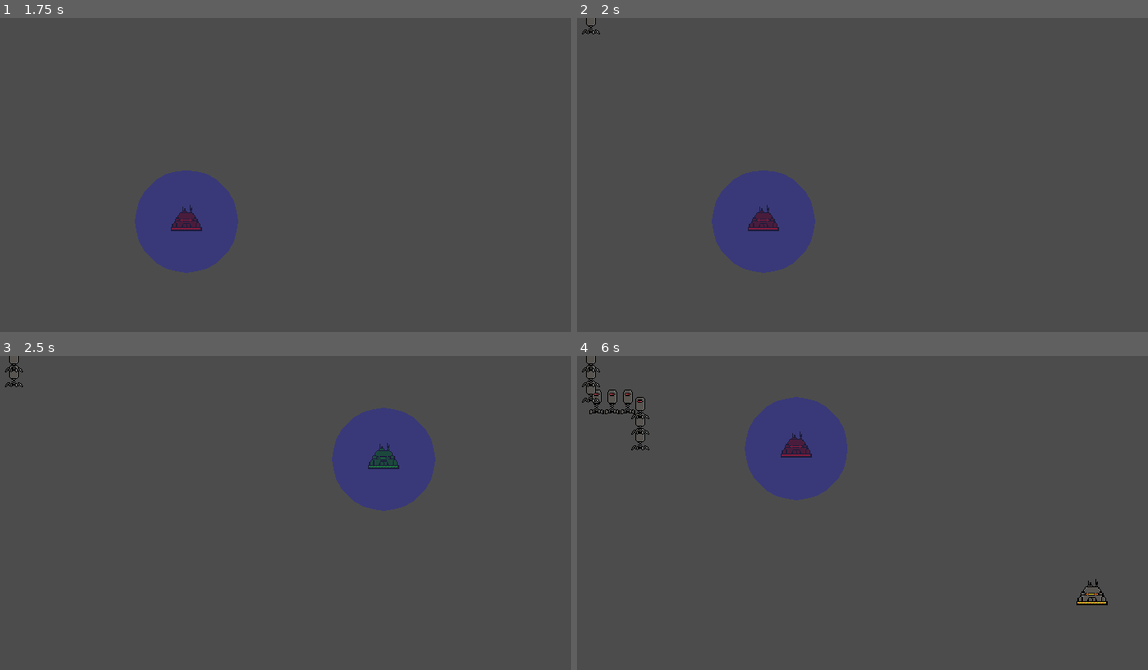
Above: before the commit, frames 1-4 (two rows, left to right).
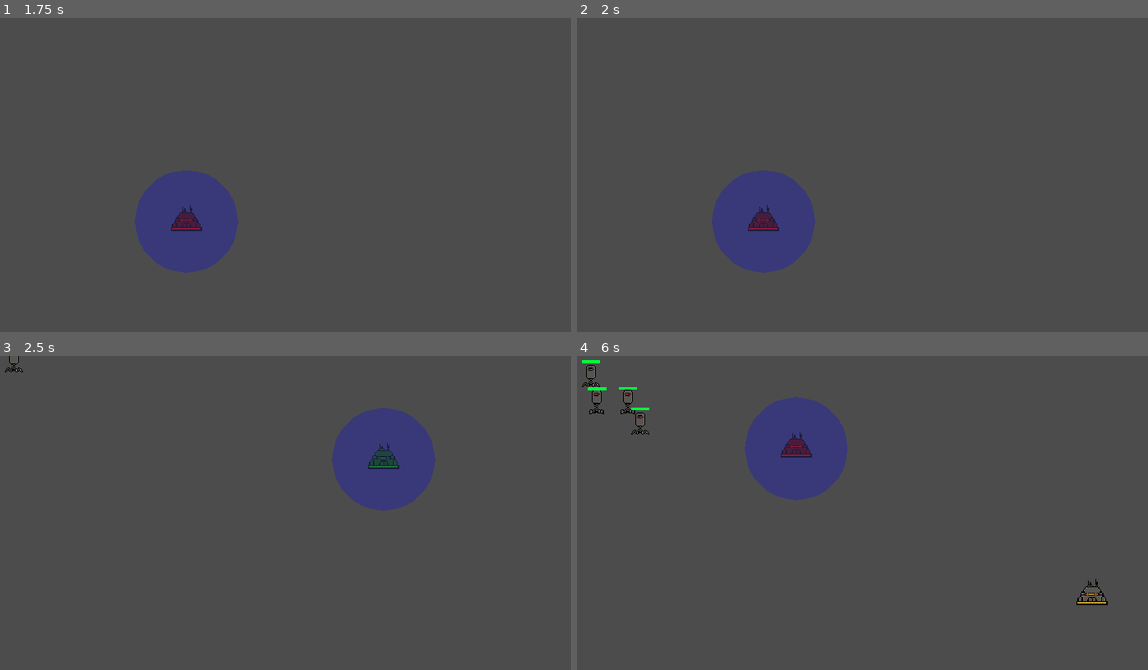
Above: after the commit, the same moments.

Repository: TylerPelaez/TowerCard
Game: Godot game, scene res://World/TestLevel.tscn
Same seed, same stepped clock (60 frames per second), same inputs: the game is played once before the commit and once after it.
Inputs (mouse positions are in pixels of both pictures, inside the frame that each line leads up to):
- Up to frame 1 (1.75 s): tap Enter at 0.5 s; move the mouse to (462, 184) at 0.52 s; tap E (dev_place_tower) at 0.6 s; tap Space (start_wave) at 1.25 s; move the mouse to (188, 222) at 1.27 s; click (188, 222) at 1.35 s
- Up to frame 2 (2 s): no input
- Up to frame 3 (2.5 s): move the mouse to (382, 459) at 2.02 s; tap Space (start_wave) at 2.1 s
- Up to frame 4 (6 s): move the mouse to (862, 613) at 2.77 s; tap E (dev_place_tower) at 2.85, 5.1 s; move the mouse to (1090, 594) at 3.52 s; click (1090, 594) at 3.6 s; move the mouse to (696, 484) at 4.27 s; tap Space (start_wave) at 4.35 s; move the mouse to (925, 541) at 5.02 s; move the mouse to (793, 447) at 5.77 s; click (793, 447) at 5.85 s

Frame 1 is identical in both runs. In frame 2, less than 0.1% of the frame differs, in the area x 0-5%, y 0-6%; in frame 3, less than 0.1%; in frame 4, 0.4%, in the area x 0-13%, y 0-31%.

Commit message:
Enemies can kill you now

Diff:
--- a/Enemies/BaseEnemy.gd
+++ b/Enemies/BaseEnemy.gd
@@ -2,23 +2,33 @@
 class_name BaseEnemy
 
 signal enemy_death
+signal enemy_attacked_core(damage)
 
-const BASE_SPEED = 30
-
-export var max_health := 10
+export var speed: float = 30.0
+export var max_health: int = 10
+export var damage: float = 10.0
 
 onready var health: int = max_health setget set_health
-
+onready var healthBar: ColorRect = $Control/HealthBar
+onready var maxHealthBar: ColorRect = $Control/MaxHealthBar
 
 # Called every frame. 'delta' is the elapsed time since the previous frame.
 func _process(delta):
-	set_offset(get_offset() + (BASE_SPEED * delta))
+	set_offset(get_offset() + (speed * delta))
+	z_index = floor(get_offset())
 
 func set_health(value: int) -> void:
 	health = clamp(value, 0, max_health)
+	healthBar.rect_size.x = (float(health) / float(max_health)) * float(maxHealthBar.rect_size.x)
+
 	if health <= 0:
 		emit_signal("enemy_death")
 		queue_free()
 
 func _on_Hurtbox_hit(damage):
 	self.health -= damage
+
+func _on_VisibilityNotifier2D_screen_exited():
+	emit_signal("enemy_attacked_core", damage)
+	emit_signal("enemy_death")
+	call_deferred("queue_free")
--- a/Enemies/BaseEnemy.tscn
+++ b/Enemies/BaseEnemy.tscn
@@ -18,4 +18,27 @@
 
 [node name="Hurtbox" parent="." instance=ExtResource( 2 )]
 collision_layer = 8
+
+[node name="Control" type="Control" parent="."]
+margin_right = 40.0
+margin_bottom = 40.0
+__meta__ = {
+"_edit_use_anchors_": false
+}
+
+[node name="MaxHealthBar" type="ColorRect" parent="Control"]
+margin_right = 40.0
+margin_bottom = 8.0
+color = Color( 1, 0, 0, 1 )
+__meta__ = {
+"_edit_use_anchors_": false
+}
+
+[node name="HealthBar" type="ColorRect" parent="Control"]
+margin_right = 40.0
+margin_bottom = 8.0
+color = Color( 0, 1, 0.227451, 1 )
+
+[node name="VisibilityNotifier2D" type="VisibilityNotifier2D" parent="."]
 [connection signal="hit" from="Hurtbox" to="." method="_on_Hurtbox_hit"]
+[connection signal="screen_exited" from="VisibilityNotifier2D" to="." method="_on_VisibilityNotifier2D_screen_exited"]
--- a/Enemies/BasicEnemy.tscn
+++ b/Enemies/BasicEnemy.tscn
@@ -41,6 +41,7 @@
 }
 
 [node name="BaseEnemy" instance=ExtResource( 1 )]
+speed = 30.0
 
 [node name="Sprite" parent="." index="0"]
 texture = ExtResource( 2 )
@@ -52,10 +53,32 @@
 anims/Die = SubResource( 1 )
 anims/Walk = SubResource( 2 )
 
+[node name="TowerDetectionArea" parent="." index="2"]
+visible = false
+
 [node name="CollisionShape2D" parent="TowerDetectionArea" index="0"]
+visible = false
 shape = ExtResource( 3 )
+
+[node name="Hurtbox" parent="." index="3"]
+visible = false
 
 [node name="Collider" parent="Hurtbox" index="0"]
 shape = ExtResource( 3 )
 
+[node name="Control" parent="." index="4"]
+margin_left = -9.0
+margin_top = -18.0
+margin_right = 9.0
+margin_bottom = -15.0
+
+[node name="MaxHealthBar" parent="Control" index="0"]
+margin_right = 18.0
+margin_bottom = 3.0
+grow_horizontal = 2
+
+[node name="HealthBar" parent="Control" index="1"]
+margin_right = 18.0
+margin_bottom = 3.0
+
 [editable path="Hurtbox"]
--- a/Enemies/EnemySpawnController.gd
+++ b/Enemies/EnemySpawnController.gd
@@ -2,6 +2,7 @@
 
 signal wave_finished_spawning
 signal wave_finished_enemy_death
+signal spawner_enemy_attacked_core(damage)
 
 const enemyConfigNamesToScenes = {"basic": preload("res://Enemies/BasicEnemy.tscn") }
 
@@ -47,6 +48,7 @@
 	enemy_spawn_target.add_child(instance)
 	instance.global_position = enemy_spawn_target.global_position
 	instance.connect("enemy_death", self, "_onEnemy_death")
+	instance.connect("enemy_attacked_core", self, "_onEnemy_attacked_core")
 
 func _on_SpawnTimer_timeout():
 	var currentEnemyConfigName = current_wave_configuration[0].keys()[0]
@@ -64,3 +66,7 @@
 	current_wave_enemy_death_count += 1
 	if current_wave_enemy_death_count == current_wave_total_enemy_count:
 		emit_signal("wave_finished_enemy_death")
+
+func _onEnemy_attacked_core(damage: float):
+	print("here")
+	emit_signal("spawner_enemy_attacked_core", damage)
--- a/Enemies/EnemySpawnController.tscn
+++ b/Enemies/EnemySpawnController.tscn
@@ -6,6 +6,5 @@
 script = ExtResource( 1 )
 
 [node name="SpawnTimer" type="Timer" parent="."]
-wait_time = 0.5
 one_shot = true
 [connection signal="timeout" from="SpawnTimer" to="." method="_on_SpawnTimer_timeout"]
--- a/World/Level.gd
+++ b/World/Level.gd
@@ -6,6 +6,9 @@
 onready var playerController = $PlayerController
 onready var placementArea = $PlacementArea
 onready var enemySpawnController = $EnemySpawnController
+
+export var core_max_health: float = 20.0
+onready var core_health := core_max_health setget set_core_health
 
 var enemies_done_spawning = false
 var all_enemies_killed = false
@@ -41,3 +44,12 @@
 
 func _on_EnemySpawnController_wave_finished_enemy_death():
 	all_enemies_killed = true
+
+func set_core_health(value: float):
+	core_health = clamp(value, 0, core_max_health)
+	if core_health <= 0:
+		get_tree().quit()
+
+
+func _on_EnemySpawnController_spawner_enemy_attacked_core(damage):
+	self.core_health -= damage
--- a/World/TestLevel.tscn
+++ b/World/TestLevel.tscn
@@ -7,7 +7,7 @@
 
 [sub_resource type="Curve2D" id=1]
 _data = {
-"points": PoolVector2Array( 0, 0, 0, 0, 24, 0, 0, 0, 0, 0, 24, 48, 0, 0, 0, 0, 72, 48, 0, 0, 0, 0, 72, 88, 0, 0, 0, 0, 144, 88, 0, 0, 0, 0, 560, 88, 0, 0, 0, 0, 560, 200, 0, 0, 0, 0, 120, 200, 0, 0, 0, 0, 120, 376 )
+"points": PoolVector2Array( 0, 0, 0, 0, 24, 0, 0, 0, 0, 0, 24, 48, 0, 0, 0, 0, 72, 48, 0, 0, 0, 0, 72, 88, 0, 0, 0, 0, 144, 88, 0, 0, 0, 0, 560, 88, 0, 0, 0, 0, 560, 200, 0, 0, 0, 0, 120, 200, 0, 0, 0, 0, 120, 420 )
 }
 
 [node name="TestLevel" type="Node2D"]
@@ -26,6 +26,7 @@
 [node name="PlayerController" parent="." instance=ExtResource( 3 )]
 
 [node name="EnemySpawnController" parent="." instance=ExtResource( 4 )]
+[connection signal="spawner_enemy_attacked_core" from="EnemySpawnController" to="." method="_on_EnemySpawnController_spawner_enemy_attacked_core"]
 [connection signal="wave_finished_enemy_death" from="EnemySpawnController" to="." method="_on_EnemySpawnController_wave_finished_enemy_death"]
 [connection signal="wave_finished_spawning" from="EnemySpawnController" to="." method="_on_EnemySpawnController_wave_finished_spawning"]
 
